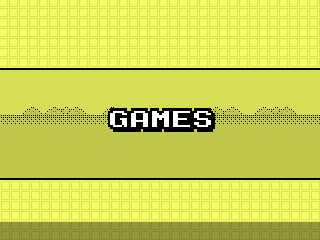
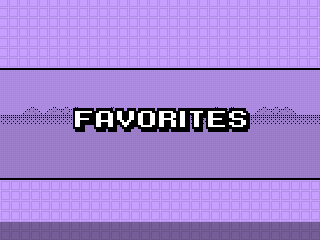
The second w=320, h=240 image is a revision of the first. Changes to its layers:
showed group "Favorites" (10 layers) over (x1=0, y1=0, x2=320, y2=240)
